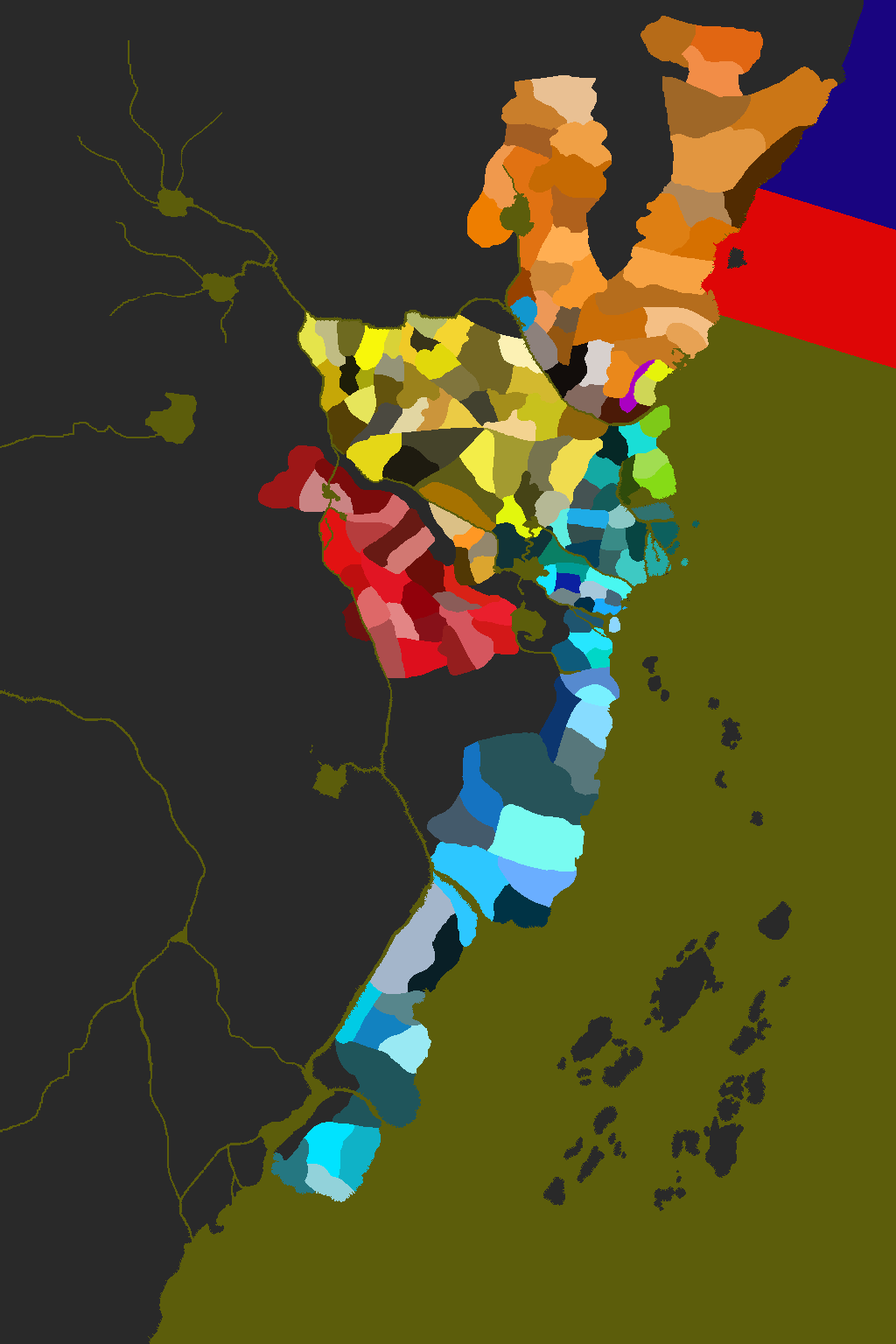
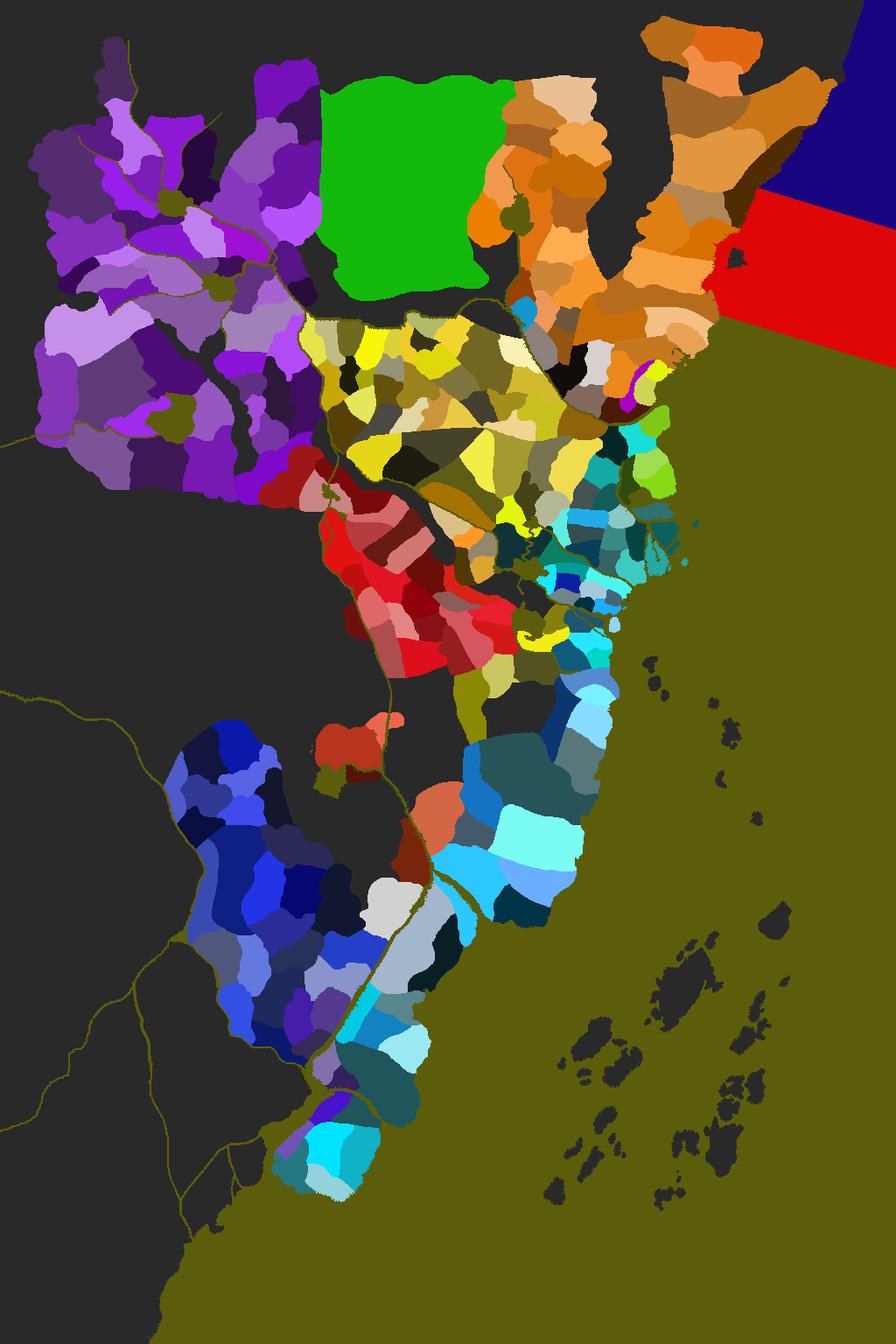
Layer changes from the first 896 x 1344 image to the second:
added group "unicorn provinces" with 5 layers above "crane_provinces" over left=27, top=35, right=326, bottom=505
added layer "shinjo" in group "unicorn provinces" over left=27, top=35, right=221, bottom=278
added layer "utaku" in group "unicorn provinces" over left=56, top=57, right=322, bottom=296
added layer "moto" in group "unicorn provinces" over left=34, top=240, right=326, bottom=448
added layer "ide" in group "unicorn provinces" over left=44, top=289, right=239, bottom=503
added layer "icuhi" in group "unicorn provinces" over left=213, top=297, right=326, bottom=505
painted on "crane_provinces" over left=426, top=794, right=465, bottom=856
added group "Crab province" with 3 layers above "phoenix provinces" over left=163, top=719, right=389, bottom=1160
added layer "yasuki & Hida" in group "Crab province" over left=187, top=824, right=389, bottom=1160
added layer "kaiu" in group "Crab province" over left=163, top=719, right=297, bottom=849
added layer "kuni" in group "Crab province" over left=236, top=823, right=336, bottom=960
added group "dragon provinces" with 1 layers above "un aligned lands" over left=314, top=75, right=517, bottom=301
added layer "mirumoto" in group "dragon provinces" over left=314, top=75, right=517, bottom=301
added layer "wasp" in group "minor clans" over left=453, top=603, right=570, bottom=745
added layer "hare" in group "minor clans" over left=314, top=711, right=405, bottom=783
added layer "sparrow" in group "minor clans" over left=355, top=877, right=424, bottom=947
added layer "fox" in group "minor clans" over left=390, top=781, right=465, bottom=888
